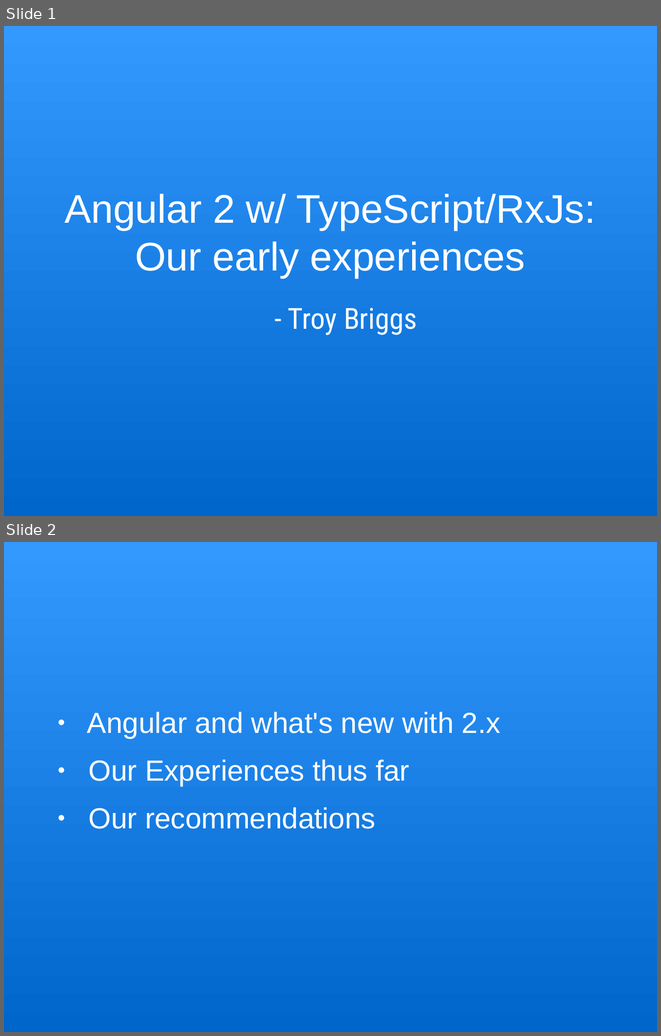
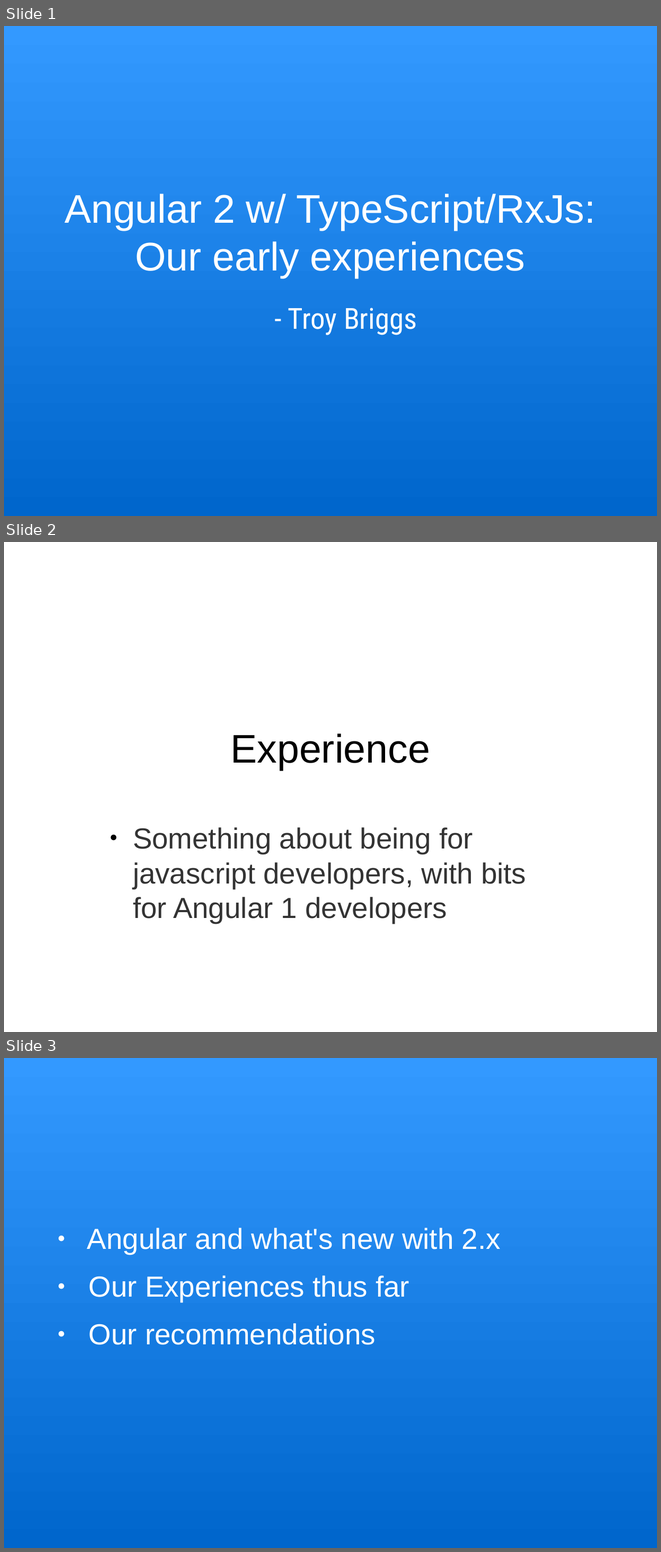
Before and after one commit to trognus/devcon2016, a slide deck: devconNg2.odp. Shown one above the other, each under a label of ours: slides 1 and 2 before the commit, slides 1, 2 and 3 after it. The pictures are 661x1036 and 661x1552 pixels, drawn with LibreOffice and Linux fonts; fonts in the diff are those of the drawing. Boxes give left, top, right and bottom in pixels: in the first picture for what was removed or moved away, otherwise in the second. Text is boxed around its words. In the diff, an @@ line names an element or a change of style, - is before the commit and + after.

```diff
--- a/devconNg2.odp
+++ b/devconNg2.odp
@@ slide 2 added at (4,542,657,1032), background #FFFFFF @@
@@ title added at (230,733,430,770), 44 pt, text #000000 @@
+Experience
@@ text added at (133,827,526,923), 32 pt, text #333333 @@
+● Something about being for javascript developers, with bits for Angular 1 developers
@@ what was slide 2 is now slide 3 @@
```
Also in this commit, not shown: 2 slides changed, 1 other slide added.
